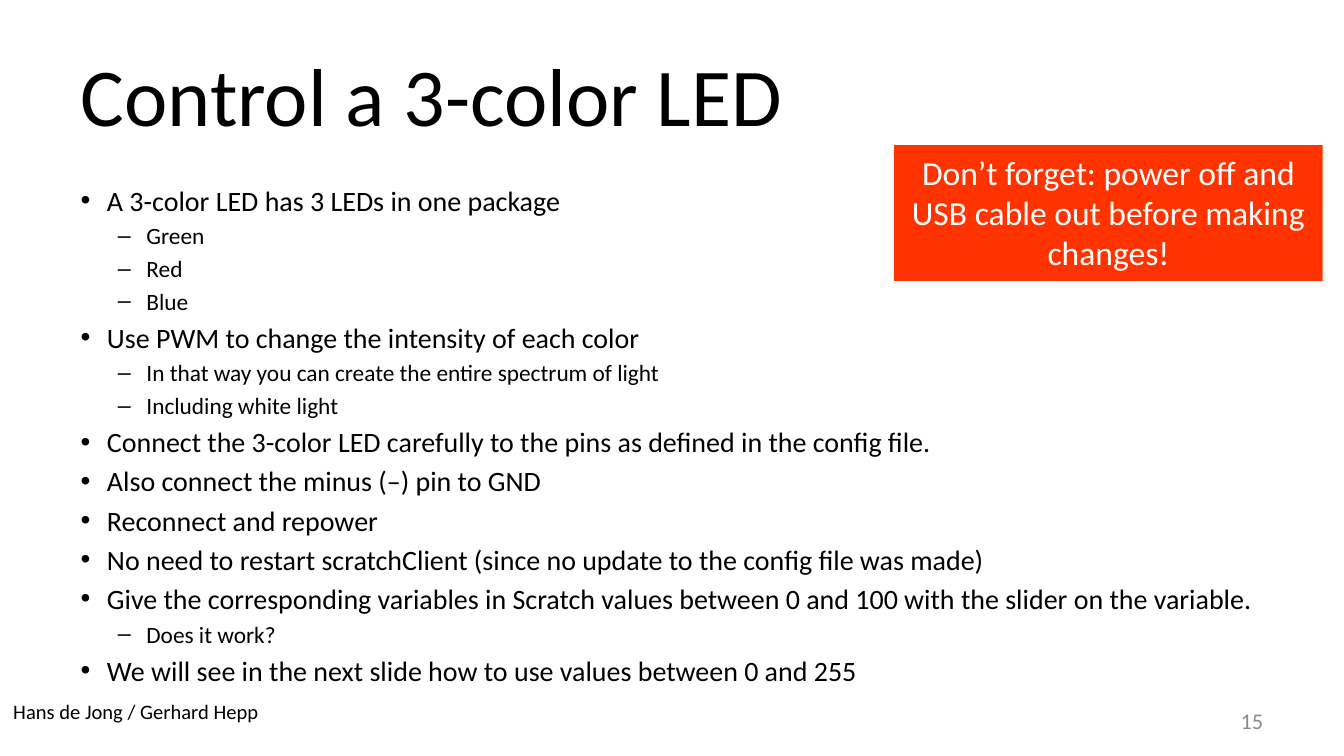
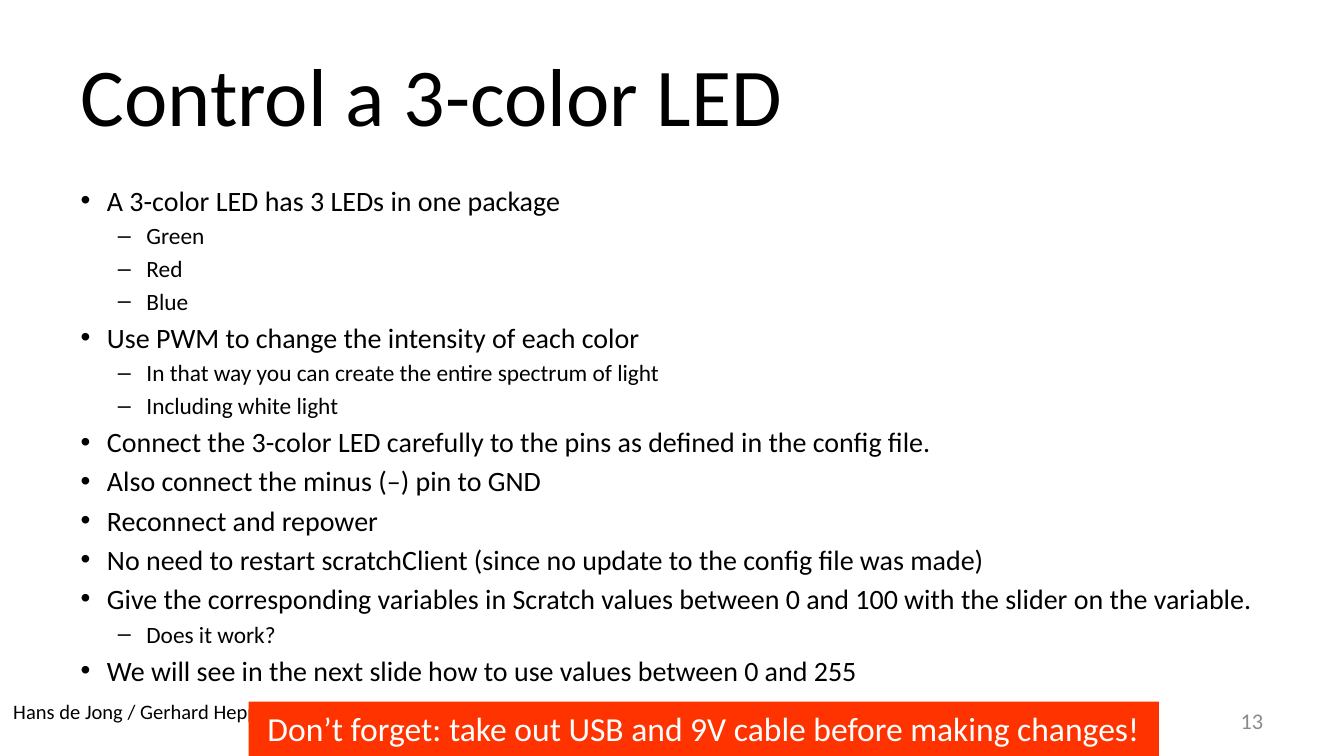
Before and after one commit to hansdejongehv/scratchClient-Tutorials, a slide deck: slide 13 of scratchClientTutorial/UK---English/UK - 3 - scratchCl Advanced Tutorial.pptx (slide 15 before the commit). Drawn at 1344x756 pixels with LibreOffice and Linux fonts; fonts in the diff are those of the drawing; background and template pictures are left out. Boxes give left, top, right and bottom in pixels: in the first picture for what was removed or moved away, otherwise in the second. Text is boxed around its words. In the diff, an @@ line names an element or a change of style, - is before the commit and + after.

```diff
--- a/scratchClientTutorial/UK---English/UK - 3 - scratchCl Advanced Tutorial.pptx
+++ b/scratchClientTutorial/UK---English/UK - 3 - scratchCl Advanced Tutorial.pptx
@@ rectangle "Don’t forget: take out USB ...": place and size @@
-rectangle "Don’t forget: take out USB ..." at box(894, 145, 1322, 281)
+rectangle "Don’t forget: take out USB ..." at box(249, 702, 1159, 755)
@@ text in rectangle at box(267, 717, 1139, 747): text changed @@
-Don’t forget: power off and USB cable out before making changes!
+Don’t forget: take out USB and 9V cable before making changes!
@@ page number at box(1241, 714, 1264, 729): text changed @@
-15
+13
```
Also in this commit, not shown: 20 other slides changed, 2 slides removed, 41 other files.
